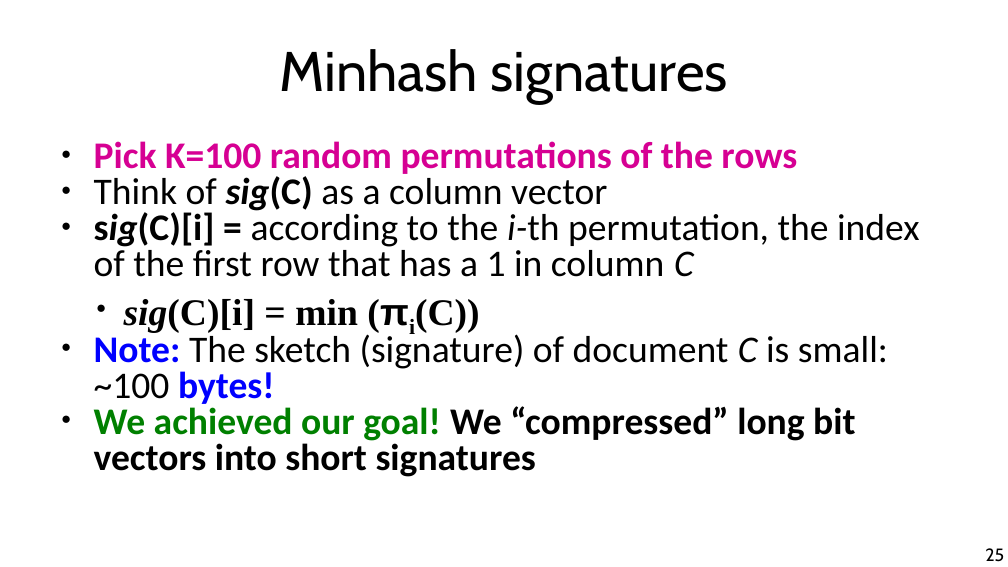
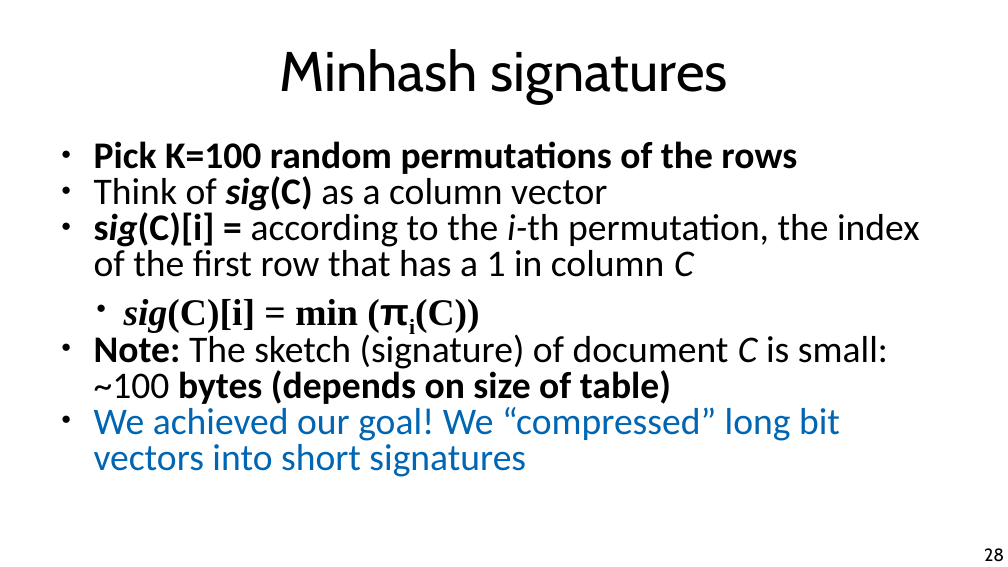
Before and after one commit to marco-calautti/data-mining-course, a slide deck: slide 28 of theory/tt04_fast_near_neighbor.odp (slide 25 before the commit). Drawn at 1008x567 pixels with LibreOffice and Linux fonts; fonts in the diff are those of the drawing. Boxes give left, top, right and bottom in pixels: in the first picture for what was removed or moved away, otherwise in the second. Text is boxed around its words. In the diff, an @@ line names an element or a change of style, - is before the commit and + after.

```diff
--- a/theory/tt04_fast_near_neighbor.odp
+++ b/theory/tt04_fast_near_neighbor.odp
@@ text at bbox=[94, 141, 840, 477]: text colour #D60093 to #000000 in "Pick K=100 random permutations of the rows"; text colour #008000 to #0066B3 in "We achieved our goal!"; text colour #000000 to #0066B3 in "We “compressed” long bit vectors into short ..."; bold off in "We achieved our goal! We “compressed” long ..." @@
@@ text at bbox=[94, 330, 888, 404]: text changed @@
-● Note: The sketch (signature) of document C is small: ~100 bytes!
+● Note: The sketch (signature) of document C is small: ~100 bytes (depends on size of table)
@@ page number at bbox=[984, 548, 1004, 562]: text changed @@
-25
+28
```
Also in this commit, not shown: 26 other slides changed, 6 slides added, 1 other file.
